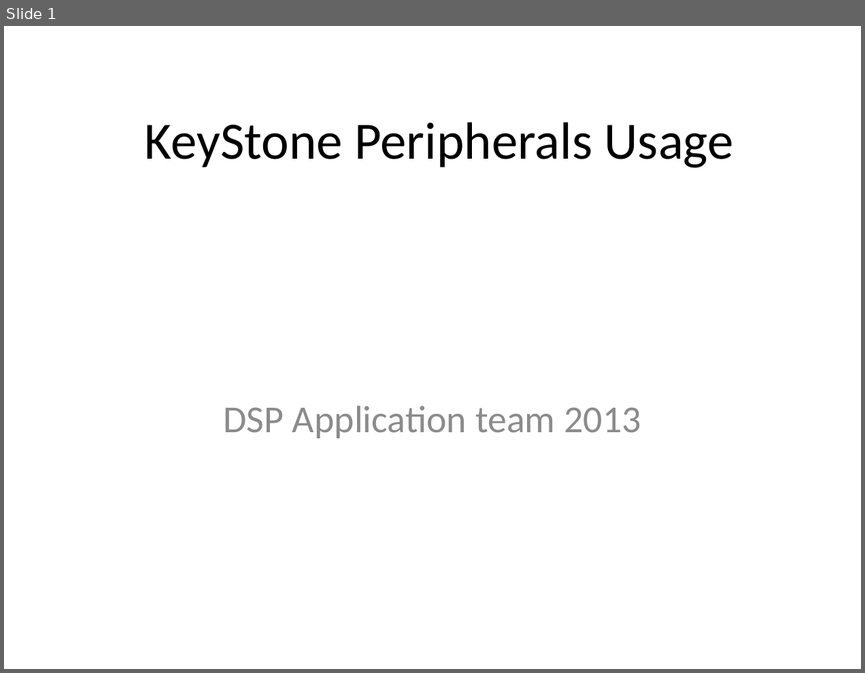
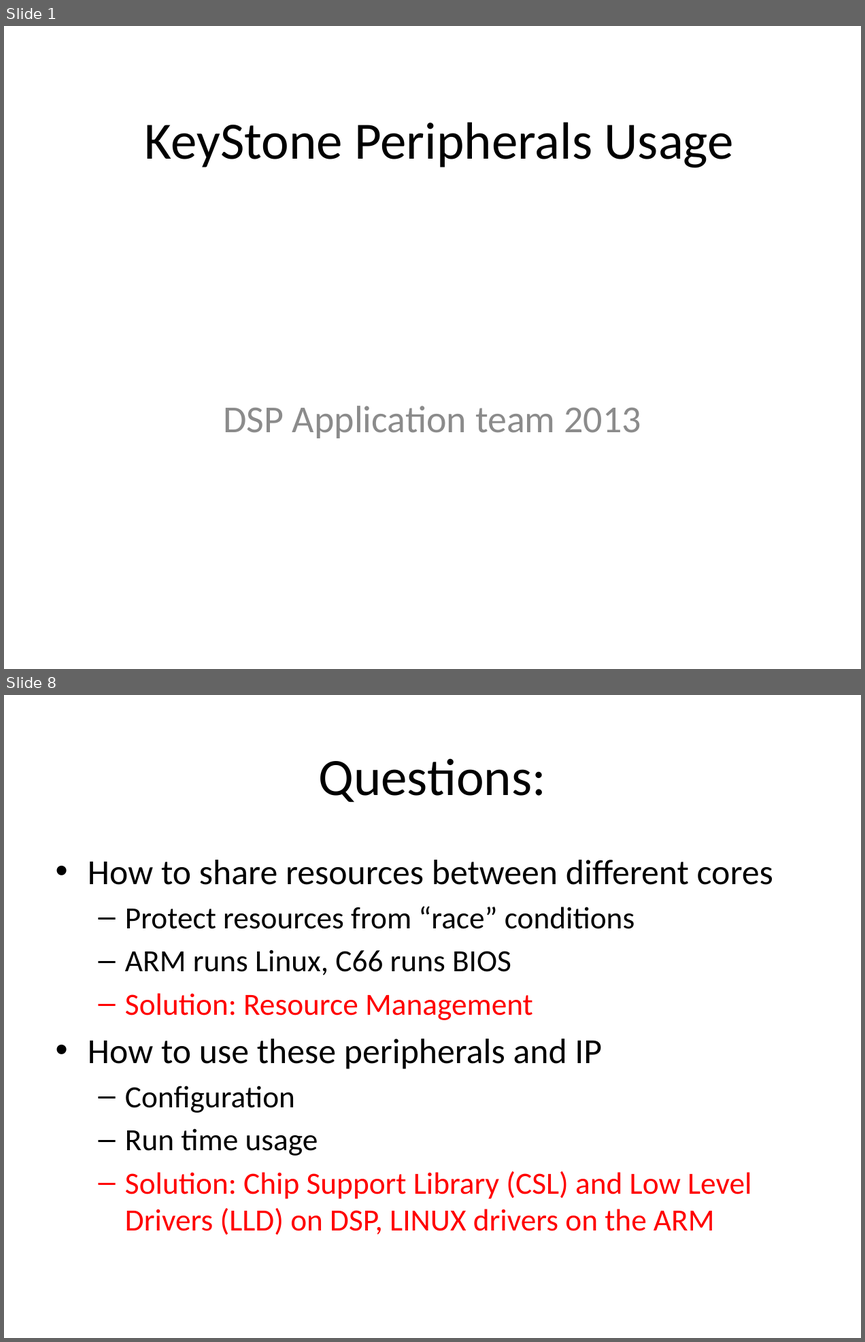
Before and after one commit to hari1989/keystone-workshop, a slide deck: preliminary/Working/presentations/KeyStone Peripherals Usage.pptx. Shown one above the other, each under a label of ours: slide 1 before the commit, slides 1 and 8 after it; the slides between them are not shown. The pictures are 865x673 and 865x1342 pixels, drawn with LibreOffice and Linux fonts; fonts in the diff are those of the drawing. Boxes give left, top, right and bottom in pixels: in the first picture for what was removed or moved away, otherwise in the second. Text is boxed around its words. In the diff, an @@ line names an element or a change of style, - is before the commit and + after.

```diff
--- a/preliminary/Working/presentations/KeyStone Peripherals Usage.pptx
+++ b/preliminary/Working/presentations/KeyStone Peripherals Usage.pptx
@@ slide 8 added at <box>4,695,861,1338</box>, background #FFFFFF @@
@@ title added at <box>319,758,546,802</box>, 44 pt, text #000000 @@
+Questions:
@@ text added at <box>88,860,773,1234</box>, 25.9 pt, text #000000 @@
+• How to share resources between different cores
+  – Protect resources from “race” conditions
+  – ARM runs Linux, C66 runs BIOS
+  – Solution: Resource Management
+• How to use these peripherals and IP
+  – Configuration
+  – Run time usage
+  – Solution: Chip Support Library (CSL) and Low Level Drivers (LLD) on DSP, LINUX drivers on the ARM
```
Also in this commit, not shown: 1 slide changed, 86 other slides added.
